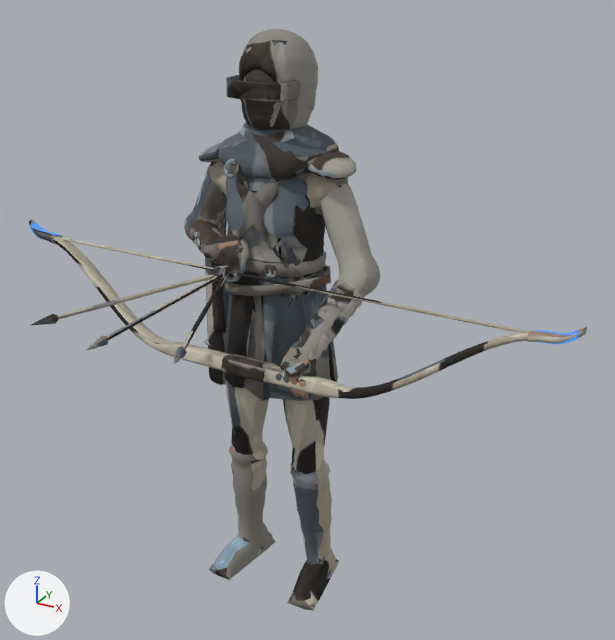
An edit to the glTF model games/vale/art/out/fighters/lisvel/lisvel.glb, drawn before and after from the same camera.
Camera for both pictures: a 50 mm camera at (1.303, -2.168, 2.1) aimed at (0.197, -0.158, 1.095). The axes (+X, +Y, +Z) are drawn at lower left. The lights are the same throughout. The picture after the commit comes second. Vertices at exactly the same position are counted once.

Script lines for the objects in view, before the commit:
```python
me_lisvel = bpy.data.meshes.new('lisvel')
me_lisvel.from_pydata(...)  # 9704 vertices, 20810 faces; spans x -0.88..0.98, y -0.79..0.16, z 0.0..1.88
me_lisvel.materials.append(mat_body)
ob_lisvel = bpy.data.objects.new('lisvel', me_lisvel)
ob_lisvel.location = (0.0, 0.0, 0.0)
```
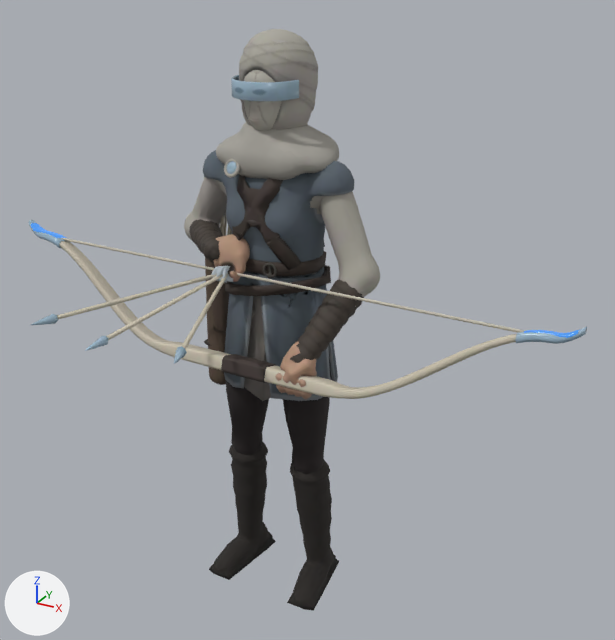
Where the change shows, as pixel boxes (x1, y1, x2, y2) in the pictures (615 x 640 px; the box of a moved part takes in the faces that stretch with it):
```json
{"part": 1, "of": "me_lisvel", "change": "moved or reshaped", "before": [199, 75, 356, 277], "after": [203, 75, 354, 277]}
{"part": 2, "of": "me_lisvel", "change": "moved or reshaped", "before": [29, 220, 64, 244], "after": [29, 220, 71, 248]}
{"part": 3, "of": "me_lisvel", "change": "moved or reshaped", "before": [528, 328, 585, 342], "after": [515, 330, 579, 343]}
{"part": 4, "of": "me_lisvel", "change": "surface changed", "before": [29, 29, 586, 611], "after": [29, 29, 586, 611]}
```

Edits to the scene script, one JSON object a line:
```json
{"block": "me_lisvel", "where": "# used by ob_lisvel; location = (0.0, 0.0, 0.0)"}
{"op": "remove", "block": "me_lisvel", "code": "me_lisvel.from_pydata(...)  # 9704 vertices, 20810 faces; spans x -0.88..0.98, y -0.79..0.16, z 0.0..1.88"}
{"op": "add", "block": "me_lisvel", "code": "me_lisvel.from_pydata(...)  # 9835 vertices, 21012 faces; spans x -0.88..0.98, y -0.79..0.16, z 0.0..1.88"}
{"block": "me_lisvel", "change": "me_lisvel part 1: 115 vertices moved from x -0.25..0.16, y -0.14..0.14, z 1.19..1.76 to x -0.25..0.16, y -0.13..0.13, z 1.19..1.76; 744 vertices removed from x -0.26..0.25, y -0.14..0.15, z 1.17..1.76; 875 vertices added at x -0.26..0.25, y -0.14..0.15, z 1.17..1.76"}
{"block": "me_lisvel", "change": "me_lisvel part 2: 8 vertices moved within x -0.88..-0.75, y -0.2..-0.14, z 1.18..1.24; 37 vertices removed from x -0.88..-0.75, y -0.2..-0.14, z 1.18..1.24; 38 vertices added at x -0.87..-0.72, y -0.2..-0.14, z 1.17..1.22"}
{"block": "me_lisvel", "change": "me_lisvel part 3: 3 vertices moved within x 0.85..0.95, y -0.2..-0.18, z 1.19..1.22; 36 vertices removed from x 0.85..0.98, y -0.2..-0.14, z 1.17..1.24; 35 vertices added at x 0.82..0.95, y -0.2..-0.14, z 1.16..1.22"}
{"block": "me_lisvel", "change": "me_lisvel part 4: 17800 kept faces spanning x -0.88..0.98, y -0.79..0.16, z 0.0..1.88 get new texture (UV) coordinates"}
```
